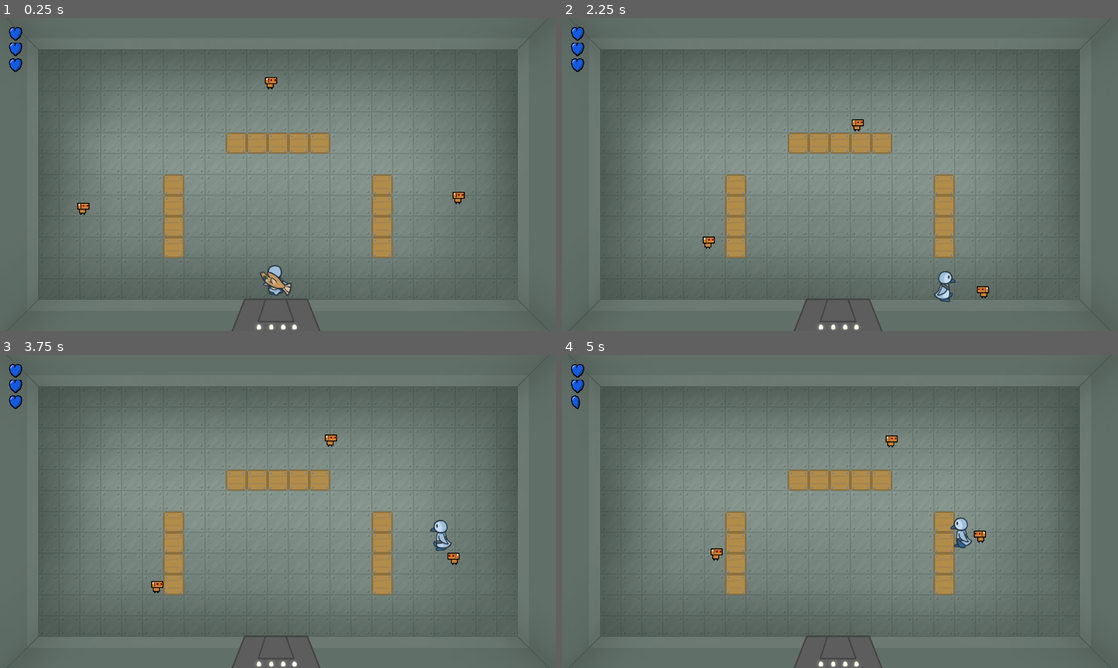
Above: before the commit, frames 1-4 (two rows, left to right).
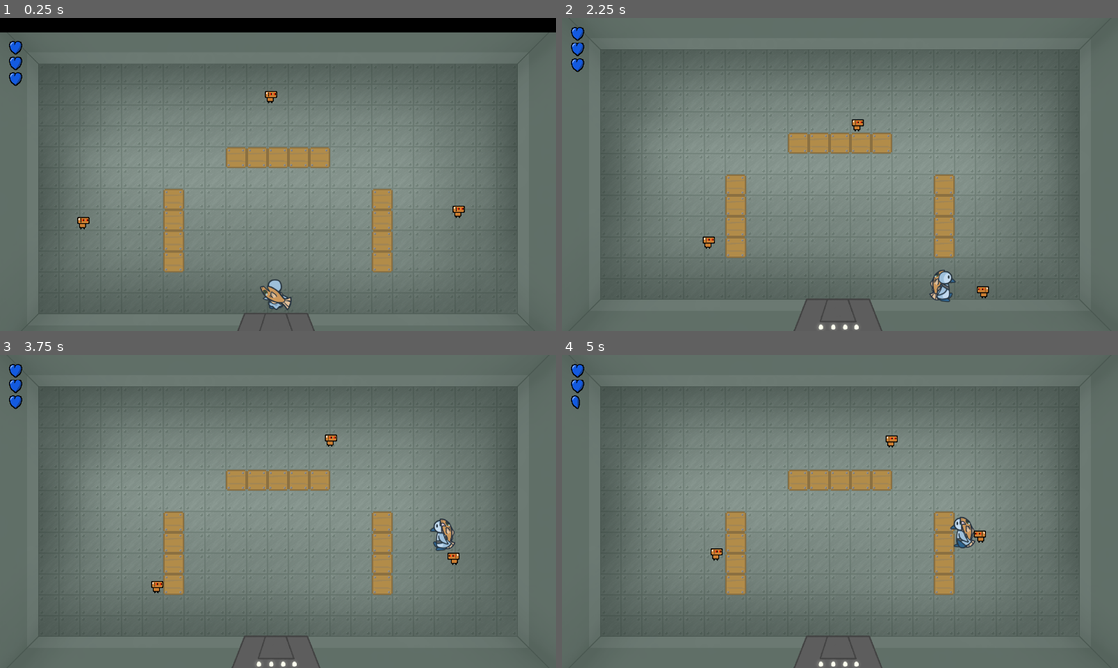
Above: after the commit, the same moments.

Repository: actually-reb/fenrir-2020
Game: Godot game, scene res://scene/Main.tscn
Same seed, same stepped clock (60 frames per second), same inputs: the game is played once before the commit and once after it.
Inputs (mouse positions are in pixels of both pictures, inside the frame that each line leads up to):
- Up to frame 1 (0.25 s): no input
- Up to frame 2 (2.25 s): move the mouse to (962, 158) at 0.52 s; hold D (move_right) 0.53-1.28 s; click (962, 158) at 0.67 s; move the mouse to (728, 190) at 1.27 s; hold S (move_down) 1.28-2.03 s; move the mouse to (895, 105) at 2.02 s; hold D (move_right) from 2.03 s (still down)
- Up to frame 3 (3.75 s): move the mouse to (250, 574) at 2.77 s; release D (move_right) at 2.78 s; hold W (move_up) 2.78-3.53 s; click (250, 574) at 2.92 s; move the mouse to (444, 558) at 3.52 s; hold A (move_left) from 3.53 s (still down)
- Up to frame 4 (5 s): keep holding A (move_left); move the mouse to (673, 464) at 4.27 s

The runs differ from the first frame. In frame 1, 9.7% of the frame differs, in the area x 0-100%, y 0-100%; in frame 2, 0.1%; in frame 3, 0.1%; in frame 4, 0.1%.

Commit message:
added floor transition animation

Diff:
--- a/entity/Player.tscn
+++ b/entity/Player.tscn
@@ -1,24 +1,24 @@
 [gd_scene load_steps=13 format=2]
 
 [ext_resource path="res://entity/Player.gd" type="Script" id=1]
-[ext_resource path="res://sprite/obj_player_right_2.png" type="Texture" id=2]
+[ext_resource path="res://sprite/player_fish_left_2.png" type="Texture" id=2]
 [ext_resource path="res://sfx/woosh_sound001.wav" type="AudioStream" id=3]
-[ext_resource path="res://sprite/obj_player_left_2.png" type="Texture" id=4]
+[ext_resource path="res://sprite/player_fish_right.png" type="Texture" id=4]
 [ext_resource path="res://sprite/player_fish_up_2.png" type="Texture" id=5]
 [ext_resource path="res://sprite/player_fish_down.png" type="Texture" id=6]
-[ext_resource path="res://sprite/obj_player_right.png" type="Texture" id=7]
+[ext_resource path="res://sprite/player_fish_right_2.png" type="Texture" id=7]
 [ext_resource path="res://sprite/player_fish_down_2.png" type="Texture" id=8]
-[ext_resource path="res://sprite/obj_player_left.png" type="Texture" id=9]
+[ext_resource path="res://sprite/player_fish_left.png" type="Texture" id=9]
 [ext_resource path="res://sprite/player_fish_up.png" type="Texture" id=10]
 
 [sub_resource type="SpriteFrames" id=2]
 animations = [ {
-"frames": [ ExtResource( 7 ), ExtResource( 2 ) ],
+"frames": [ ExtResource( 4 ), ExtResource( 7 ) ],
 "loop": true,
 "name": "right",
 "speed": 5.0
 }, {
-"frames": [ ExtResource( 9 ), ExtResource( 4 ) ],
+"frames": [ ExtResource( 9 ), ExtResource( 2 ) ],
 "loop": true,
 "name": "left",
 "speed": 5.0
--- a/scene/Game.gd
+++ b/scene/Game.gd
@@ -43,10 +43,13 @@
 	room.connect("elevator_entered", self, "next_room")
 	player.position = room.get_player_spawn()
 	room.add_child(player)
+	$AnimationPlayer.play("enter")
 
 func next_room():
+	room.remove_child(player)
+	$AnimationPlayer.play("exit")
+	yield($AnimationPlayer, "animation_finished")
 	Global.current_floor += 1
-	room.remove_child(player)
 	call_deferred("remove_child", room)
 	room.queue_free()
 	if Global.current_floor % 5 == 1:
--- a/scene/Game.tscn
+++ b/scene/Game.tscn
@@ -1,11 +1,52 @@
-[gd_scene load_steps=4 format=2]
+[gd_scene load_steps=6 format=2]
 
 [ext_resource path="res://scene/Game.gd" type="Script" id=2]
 [ext_resource path="res://music/game1.ogg" type="AudioStream" id=3]
 [ext_resource path="res://scene/HealthBar.tscn" type="PackedScene" id=4]
 
+[sub_resource type="Animation" id=1]
+resource_name = "enter"
+length = 0.4
+tracks/0/type = "bezier"
+tracks/0/path = NodePath("Camera2D:offset:y")
+tracks/0/interp = 1
+tracks/0/loop_wrap = true
+tracks/0/imported = false
+tracks/0/enabled = true
+tracks/0/keys = {
+"points": PoolRealArray( -720, -0.25, 0, 0.0860423, 544.953, 0, -0.25, 0, 0.25, 0 ),
+"times": PoolRealArray( 0, 0.4 )
+}
+
+[sub_resource type="Animation" id=2]
+resource_name = "exit"
+length = 0.4
+tracks/0/type = "bezier"
+tracks/0/path = NodePath("Camera2D:offset:y")
+tracks/0/interp = 1
+tracks/0/loop_wrap = true
+tracks/0/imported = false
+tracks/0/enabled = true
+tracks/0/keys = {
+"points": PoolRealArray( 0, -0.25, 0, 0.0360823, 457.361, 720, -0.25, 0, 0.25, 0 ),
+"times": PoolRealArray( 0, 0.4 )
+}
+
 [node name="Game" type="Node"]
 script = ExtResource( 2 )
+
+[node name="Background" type="Node2D" parent="."]
+z_index = -100
+
+[node name="ColorRect" type="ColorRect" parent="Background"]
+margin_left = -1280.0
+margin_top = -720.0
+margin_right = 2560.0
+margin_bottom = 1440.0
+color = Color( 0, 0, 0, 1 )
+__meta__ = {
+"_edit_use_anchors_": false
+}
 
 [node name="HealthBar" parent="." instance=ExtResource( 4 )]
 position = Vector2( 36, 36 )
@@ -13,3 +54,12 @@
 [node name="AudioStreamPlayer" type="AudioStreamPlayer" parent="."]
 stream = ExtResource( 3 )
 autoplay = true
+
+[node name="AnimationPlayer" type="AnimationPlayer" parent="."]
+anims/enter = SubResource( 1 )
+anims/exit = SubResource( 2 )
+
+[node name="Camera2D" type="Camera2D" parent="."]
+offset = Vector2( 0, -720 )
+anchor_mode = 0
+current = true
